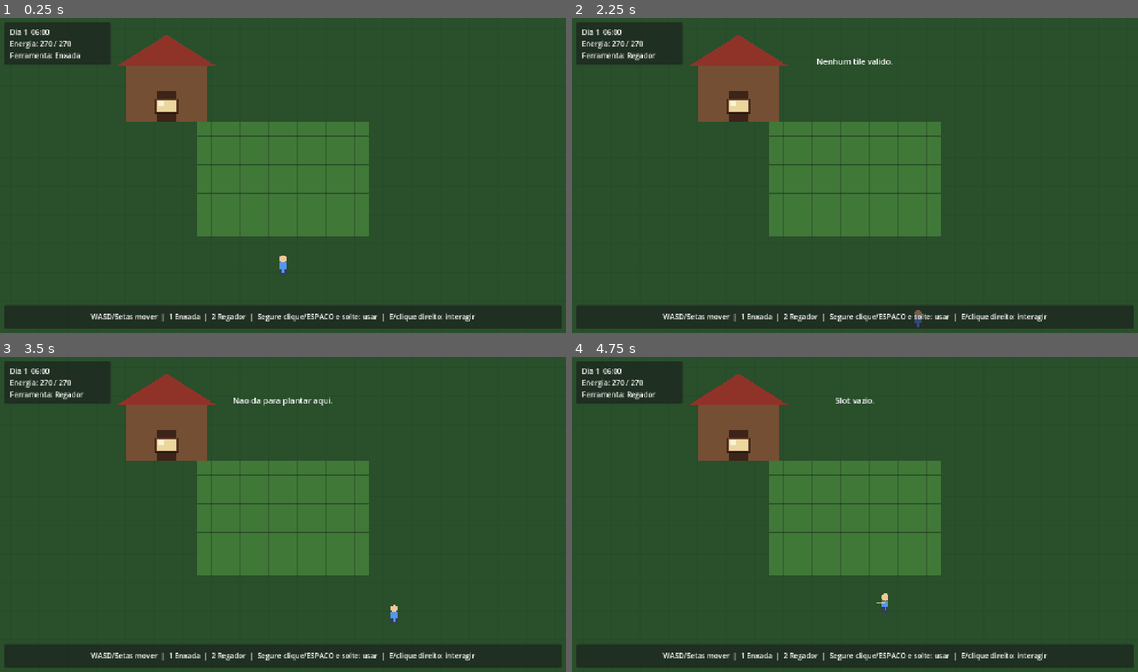
Above: before the commit, frames 1-4 (two rows, left to right).
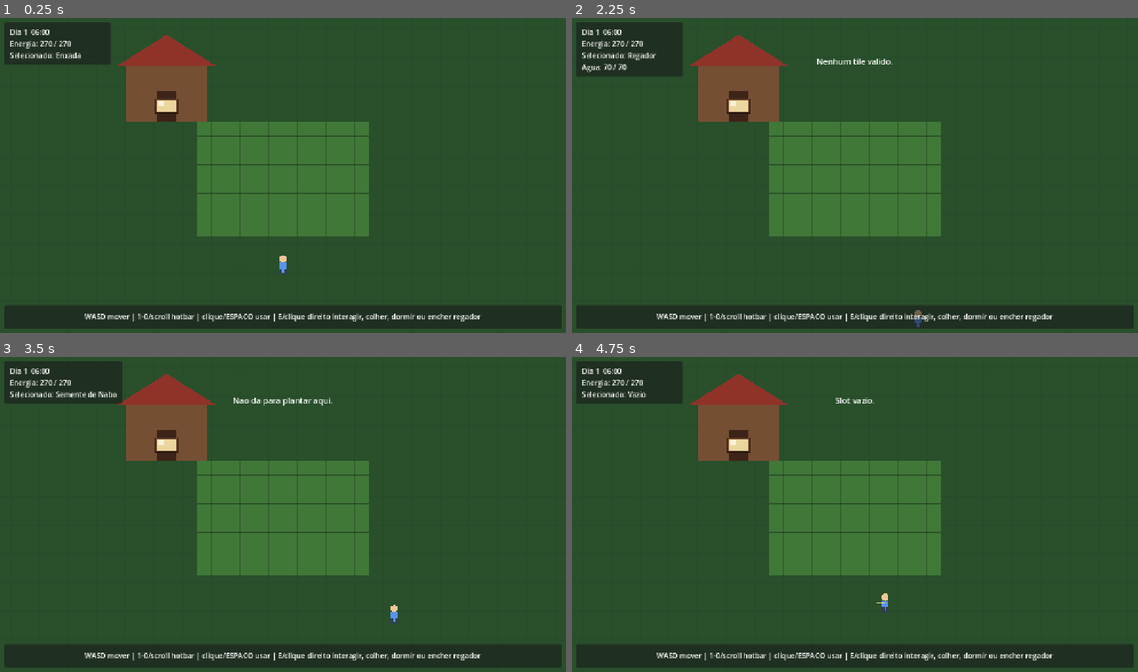
Above: after the commit, the same moments.

Repository: HelioConde/GameSlime
Game: Godot game, scene res://scenes/world/main.tscn
The game is run twice, just before and just after one commit, with the same random seed, the same clock (stepped at 60 frames per second) and the same inputs.
Inputs (mouse positions are in pixels of both pictures, inside the frame that each line leads up to):
- Up to frame 1 (0.25 s): no input
- Up to frame 2 (2.25 s): tap Enter at 0.5 s; move the mouse to (979, 159) at 0.52 s; hold D 0.53-1.28 s; tap E at 0.6 s; click (979, 159) at 0.67 s; tap Space at 0.77, 1.52 s; move the mouse to (741, 191) at 1.27 s; hold S 1.28-2.03 s; tap 1 at 1.35 s; move the mouse to (911, 106) at 2.02 s; hold D from 2.03 s (still down); tap 2 at 2.1 s
- Up to frame 3 (3.5 s): move the mouse to (254, 577) at 2.77 s; release D at 2.78 s; hold W from 2.78 s (still down); tap 3 at 2.85 s; click (254, 577) at 2.92 s; tap Space at 3.02 s
- Up to frame 4 (4.75 s): move the mouse to (1024, 561) at 3.52 s; release W at 3.53 s; hold A from 3.53 s (still down); tap 4 at 3.6 s; tap Space at 3.77, 4.52 s; move the mouse to (685, 467) at 4.27 s; tap 5 at 4.35 s

The runs differ from the first frame. In frame 1, 1.1% of the frame differs, in the area x 1-86%, y 10-97%; in frame 2, 1.7%, in the area x 0-86%, y 10-97%; in frame 3, 1.4%; in frame 4, 1.1%.
Error after the commit: Invalid assignment of property or key 'text' with value of type 'String' on a base object of type 'null instance'. (res://scripts/ui/game_hud.gd:82)

Commit message:
feat: show hotbar inventory and water in HUD

Diff:
--- a/scripts/ui/game_hud.gd
+++ b/scripts/ui/game_hud.gd
@@ -1,6 +1,7 @@
 extends CanvasLayer
 
 @onready var status_label: Label = $StatusPanel/Margin/Status
+@onready var hotbar_label: Label = $HotbarPanel/Margin/Hotbar
 @onready var help_label: Label = $HelpPanel/Margin/Help
 @onready var feedback_label: Label = $Feedback
 
@@ -9,7 +10,7 @@
 
 func _ready() -> void:
 	call_deferred("_bind_player")
-	help_label.text = "WASD/Setas mover  |  1 Enxada  |  2 Regador  |  Segure clique/ESPACO e solte: usar  |  E/clique direito: interagir"
+	help_label.text = "WASD mover | 1-0/scroll hotbar | clique/ESPACO usar | E/clique direito interagir, colher, dormir ou encher regador"
 
 func _process(delta: float) -> void:
 	if player == null:
@@ -21,6 +22,7 @@
 			feedback_label.text = ""
 
 	_refresh_status()
+	_refresh_hotbar()
 
 func _bind_player() -> void:
 	player = get_tree().get_first_node_in_group("player") as PlayerController
@@ -36,14 +38,48 @@
 	if player.tools.is_charging:
 		charge_text = " | Carga %d" % player.tools.charge_stage
 
-	status_label.text = "Dia %d  %s\nEnergia: %.0f / %.0f\nFerramenta: %s%s" % [
+	var water_text := ""
+	var selected := player.inventory.get_selected_stack()
+	if selected != null and not selected.is_empty():
+		if selected.item.kind == ItemDefinition.ItemKind.TOOL and selected.item.tool_type == ToolController.ToolType.WATERING_CAN:
+			water_text = "\nAgua: %d / %d" % [
+				player.tools.current_water,
+				player.tools.get_water_capacity(),
+			]
+
+	status_label.text = "Dia %d  %s\nEnergia: %.0f / %.0f\nSelecionado: %s%s%s" % [
 		GameClock.day,
 		GameClock.get_time_text(),
 		player.energy.current_energy,
 		player.energy.maximum_energy,
-		player.tools.get_tool_name(),
+		player.get_selected_item_name(),
 		charge_text,
+		water_text,
 	]
+
+func _refresh_hotbar() -> void:
+	if player == null:
+		hotbar_label.text = ""
+		return
+
+	var parts: Array[String] = []
+
+	for index in range(player.inventory.slots.size()):
+		var slot := player.inventory.get_slot(index)
+		var key_text := str(index + 1) if index < 9 else ("0" if index == 9 else "-")
+		var content := "vazio"
+
+		if slot != null and not slot.is_empty():
+			content = slot.item.display_name
+			if slot.item.max_stack > 1:
+				content += " x%d" % slot.amount
+
+		var marker := ">" if index == player.inventory.selected_slot else " "
+		parts.append("%s[%s] %s" % [marker, key_text, content])
+
+	var first_line := " | ".join(parts.slice(0, 6))
+	var second_line := " | ".join(parts.slice(6, 12))
+	hotbar_label.text = "%s\n%s" % [first_line, second_line]
 
 func _show_feedback(text: String) -> void:
 	feedback_label.text = text
